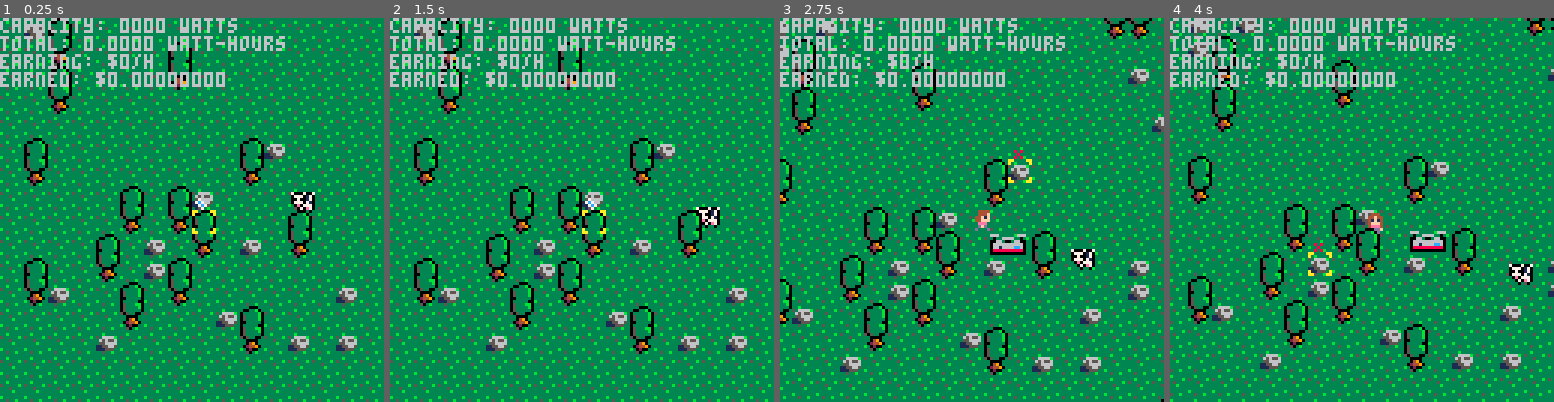
Above: before the commit, frames 1-4 (left to right).
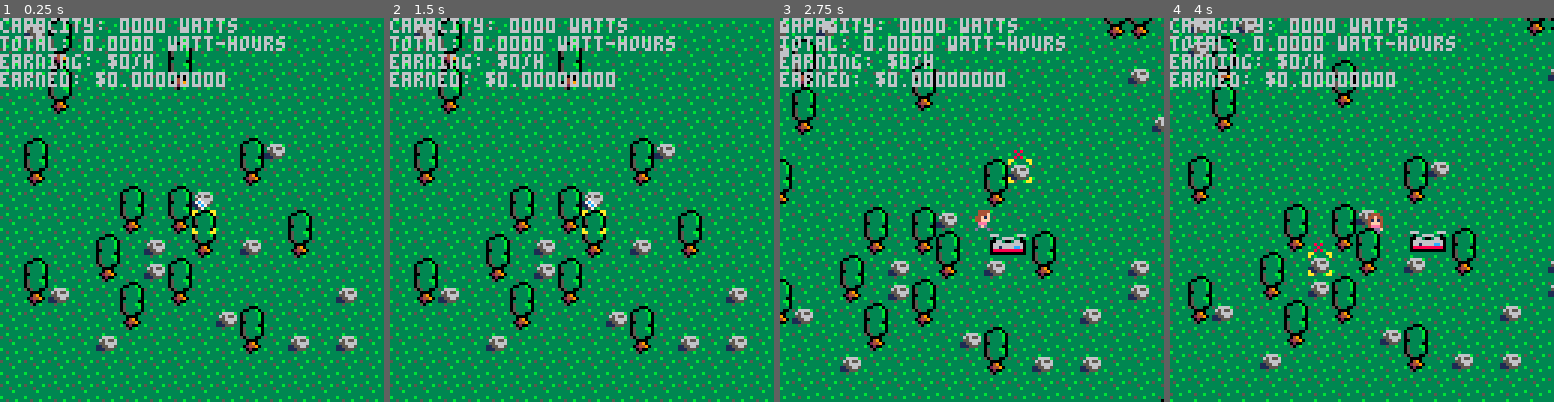
Above: after the commit, the same moments.

Repository: sargon2/pico8
Game: PICO-8 cartridge mine/solar_sally/solar_sally.p8
Two runs of this game, one before a commit and one after it. Both use one fixed random seed, a clock stepped at 60 frames per second and the inputs below.
Inputs:
- Up to frame 1 (0.25 s): no input
- Up to frame 2 (1.5 s): tap X (X key) at 0.33, 1.07 s; tap O (Z key) at 0.7 s
- Up to frame 3 (2.75 s): hold Right 1.6-2.1 s; tap O (Z key) at 1.7, 2.1, 2.5 s; tap X (X key) at 1.85 s; hold Up 2.15-2.42 s; hold Right from 2.47 s (still down)
- Up to frame 4 (4 s): tap O (Z key) at 2.9, 3.3, 3.7 s; tap X (X key) at 2.97 s; release Right at 3.03 s; hold Left 3.08-3.58 s; hold Down 3.63-3.97 s

The runs differ from the first frame. In frame 1, 0.3% of the frame differs, in the area x 75-83%, y 45-51%; in frame 2, 0.3%; in frame 3, 0.3%, in the area x 75-83%, y 60-66%; in frame 4, 0.3%.

Commit message:
Add some cow behavior

Diff:
--- a/mine/solar_sally/components/SmoothLocations.lua
+++ b/mine/solar_sally/components/SmoothLocations.lua
@@ -13,7 +13,8 @@
     return SmoothLocations.xs[ent_id], SmoothLocations.ys[ent_id]
 end
 
-function SmoothLocations.move_by_if_not_obstructed(ent_id, x, y)
+function SmoothLocations.move_by_if_not_obstructed(ent_id, x, y, dist)
+    x, y = normalize(x, y, dist)
     local old_x = SmoothLocations.xs[ent_id]
     local old_y = SmoothLocations.ys[ent_id]
     local new_x = old_x + x
--- a/mine/solar_sally/components/Sprites.lua
+++ b/mine/solar_sally/components/Sprites.lua
@@ -62,7 +62,15 @@
 --     Sprites.draw_spr(sprite, x, y + yoffset, width, height)
 -- end
 
-function Sprites.draw_spr(s,x,y,width,height)
+function round_to_nearest_pixel(num)
+    return flr(num * 8) / 8
+end
+
+function Sprites.draw_spr(s,x,y,width,height,flip_x)
+    -- Round location to the nearest pixel to prevent vibration when the player is moving
+    x = round_to_nearest_pixel(x)
+    y = round_to_nearest_pixel(y)
+
     local char_x, char_y = SmoothLocations.get_location(Character.ent_id)
     if(not width) width = 1
     if(not height) height = 1
@@ -82,7 +90,8 @@
         (8+x-char_x)*8,
         (8+y-char_y)*8,
         width,
-        height
+        height,
+        flip_x
     )
     if changed_transparency then
         palt()
--- a/mine/solar_sally/components/TileDrawFns.lua
+++ b/mine/solar_sally/components/TileDrawFns.lua
@@ -9,5 +9,5 @@
 function TileDrawFns.drawTileAt(ent_id, x, y)
     if(not TileDrawFns.fns[ent_id]) return
 
-    TileDrawFns.fns[ent_id](x, y)
+    TileDrawFns.fns[ent_id](x, y, ent_id)
 end
--- a/mine/solar_sally/entities/Character.lua
+++ b/mine/solar_sally/entities/Character.lua
@@ -108,8 +108,7 @@
     end
     Placement.sel_x = flr(Placement.sel_x_p)
     Placement.sel_y = flr(Placement.sel_y_p)
-    char_new_x, char_new_y = normalize(char_new_x, char_new_y, Character.speed*elapsed) -- TODO should this normalize be part of move_by?
-    SmoothLocations.move_by_if_not_obstructed(Character.ent_id, char_new_x, char_new_y) -- TODO let the player walk a bit vertically into the next tile
+    SmoothLocations.move_by_if_not_obstructed(Character.ent_id, char_new_x, char_new_y, Character.speed*elapsed) -- TODO let the player walk a bit vertically into the next tile
     -- Animate walking
     if char_new_x!=0 or char_new_y!=0 then
         Character.frame += Character.anim_speed*elapsed
--- a/mine/solar_sally/entities/Cows.lua
+++ b/mine/solar_sally/entities/Cows.lua
@@ -1,5 +1,9 @@
 Cows = {
     cow_ent_ids = {},
+    vector_x = {}, -- vector_x[ent_id] = x
+    vector_y = {}, -- vector_y[ent_id] = y
+    flip_x = {}, -- flip_x[ent_id] = true
+    looking = {}, -- looking[ent_id] = true, whether or not the cow is looking at the player
 }
 
 function Cows.init()
@@ -11,17 +15,53 @@
         local x = flr(rnd(100))-50
         local y = flr(rnd(100))-50
         SmoothLocations.set_or_update_location(ent_id, x, y)
+        Cows.vector_x[ent_id] = 0
+        Cows.vector_y[ent_id] = 0
+        Cows.flip_x[ent_id] = rnd() > .5
+        Cows.looking[ent_id] = false
     end
 end
 
-function Cows.draw_cow(x, y)
-    local sprite = Sprite_ids["cow_looking"]
-    Sprites.draw_spr(sprite, x, y)
+function Cows.draw_cow(x, y, ent_id)
+    -- TODO somehow when the player is moving the cow positions don't look quite right? like the player's movement is causing the cow to vibrate
+    -- maybe we need to round the cow's location to the nearest pixel when drawing? a pixel is 1/8 of a tile
+    local sprite = Sprite_ids["cow_side"]
+    if Cows.looking[ent_id] then
+        sprite = Sprite_ids["cow_looking"]
+    end
+    Sprites.draw_spr(sprite, x, y, 1, 1, Cows.flip_x[ent_id])
 end
 
 function Cows.update(elapsed)
+    -- TODO move constants here to settings
     for ent_id in all(Cows.cow_ent_ids) do
-        -- TODO choose a movement vector
-        SmoothLocations.move_by_if_not_obstructed(ent_id, .01, .01)
+        -- Sometimes cows look at the player, if they're not moving
+        if rnd(100) < 1 and Cows.vector_x[ent_id] == 0 and Cows.vector_y[ent_id] == 0 then
+            Cows.looking[ent_id] = true
+        end
+        -- Sometimes they stop looking at the player
+        if rnd(100) < 1 then
+            Cows.looking[ent_id] = false
+        end
+        -- Sometimes cows stop moving
+        if rnd(100) < 1 then
+            Cows.vector_x[ent_id] = 0
+            Cows.vector_y[ent_id] = 0
+        end
+        -- Sometimes cows start moving
+        if rnd(100) < 1 then
+            -- Don't look at the player while moving
+            Cows.looking[ent_id] = false
+            -- TODO we're choosing the vectors on a square and then normalizing them, so it's not a really random direction
+            local vx = rnd(2) - 1
+            if vx > 0 then
+                Cows.flip_x[ent_id] = true
+            else
+                Cows.flip_x[ent_id] = false
+            end
+            Cows.vector_x[ent_id] = vx
+            Cows.vector_y[ent_id] = rnd(2) - 1
+        end
+        SmoothLocations.move_by_if_not_obstructed(ent_id, Cows.vector_x[ent_id], Cows.vector_y[ent_id], Settings.cow_speed*elapsed)
     end
 end
--- a/mine/solar_sally/indexes/Settings.lua
+++ b/mine/solar_sally/indexes/Settings.lua
@@ -1,4 +1,5 @@
 Settings = {
     max_panels_per_transformer = 8,
     debug_timing = false,
+    cow_speed = 1,
 }
